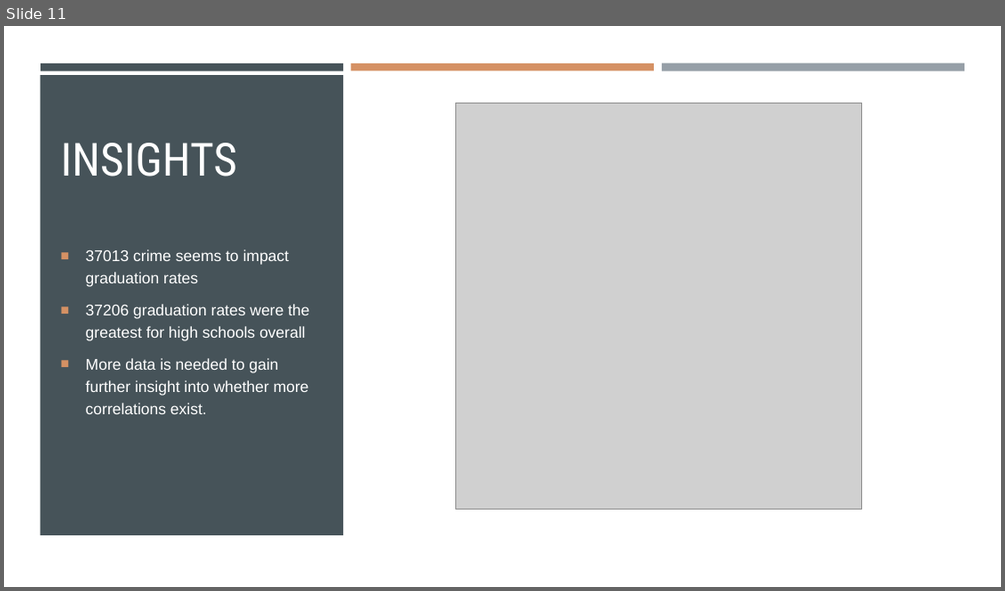
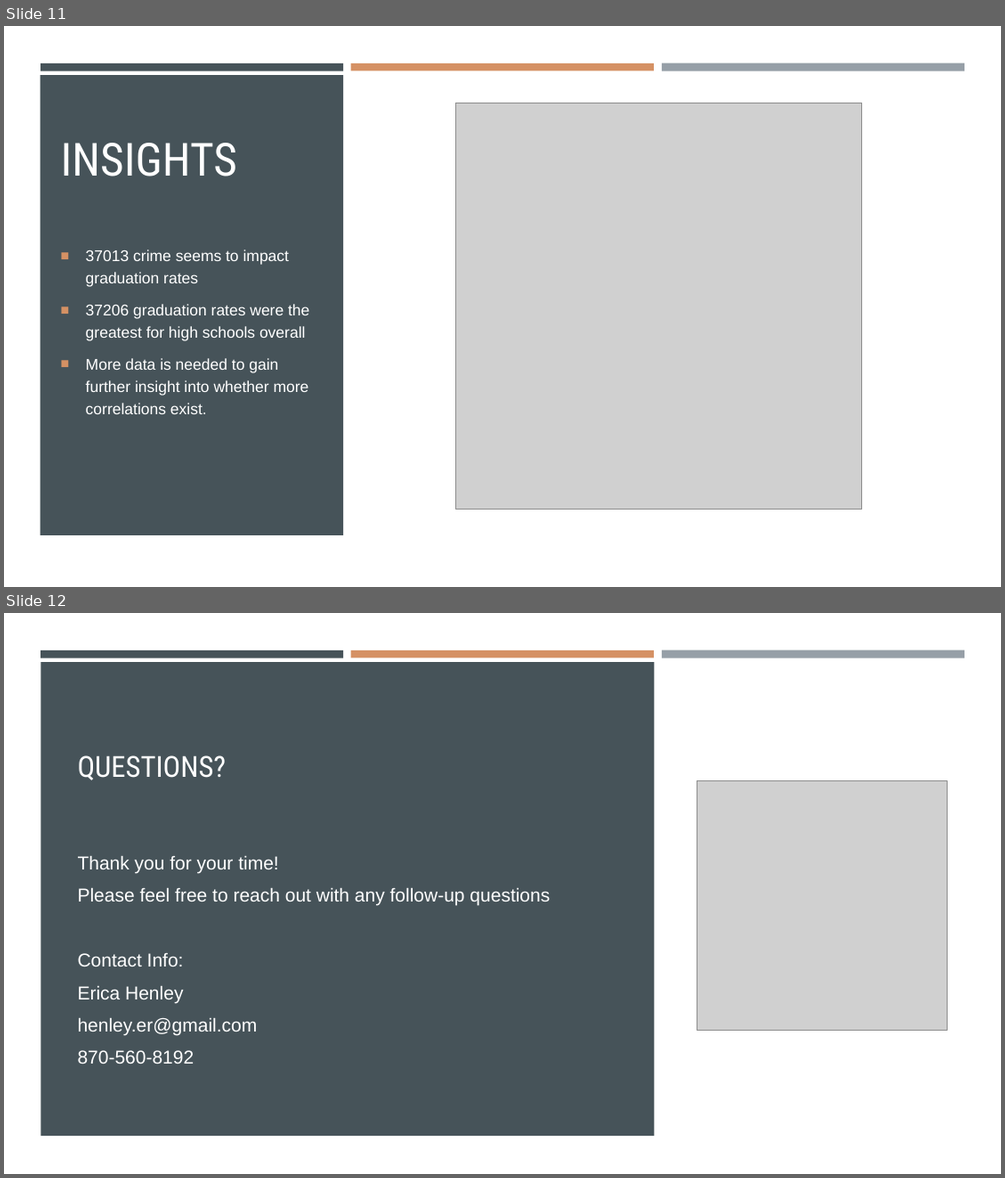
Before and after one commit to ericahen/capstone-da12, a slide deck: presentation/presentation_new.pptx. Shown one above the other, each under a label of ours: slide 11 before the commit, slides 11 and 12 after it. The pictures are 1005x591 and 1005x1178 pixels, drawn with LibreOffice and Linux fonts; fonts in the diff are those of the drawing; grey boxes stand for pictures. Boxes give left, top, right and bottom in pixels: in the first picture for what was removed or moved away, otherwise in the second. Text is boxed around its words. In the diff, an @@ line names an element or a change of style, - is before the commit and + after.

```diff
--- a/presentation/presentation_new.pptx
+++ b/presentation/presentation_new.pptx
@@ slide 12 added at <box>4,613,1001,1174</box>, background #413024 @@
@@ rectangle added at <box>4,613,1001,1174</box>, fill #FFFFFF @@
@@ rectangle added at <box>40,662,654,1135</box>, fill #465359 @@
@@ rectangle added at <box>40,650,343,657</box>, fill #465359 @@
@@ rectangle added at <box>351,650,654,657</box>, fill #D59164 @@
@@ rectangle added at <box>662,650,964,658</box>, fill #969FA7 @@
@@ title added at <box>78,755,226,780</box>, 28 pt, text #FFFFFF @@
+QUESTIONS?
@@ picture added at <box>697,780,947,1030</box> @@
@@ text added at <box>78,856,550,1063</box>, 18 pt, text #FFFFFF @@
+Thank you for your time!
+Please feel free to reach out with any follow-up questions
+Contact Info:
+Erica Henley
+henley.er@gmail.com
+870-560-8192
```
Also in this commit, not shown: 2 slides changed, 1 slide removed.
